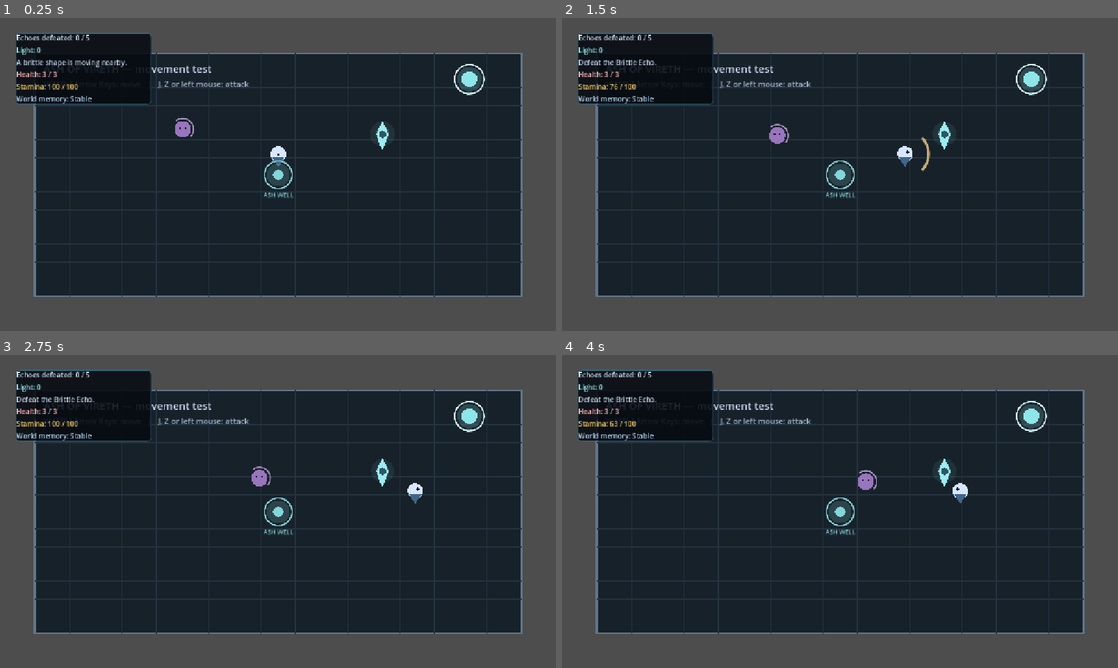
Above: before the commit, frames 1-4 (two rows, left to right).
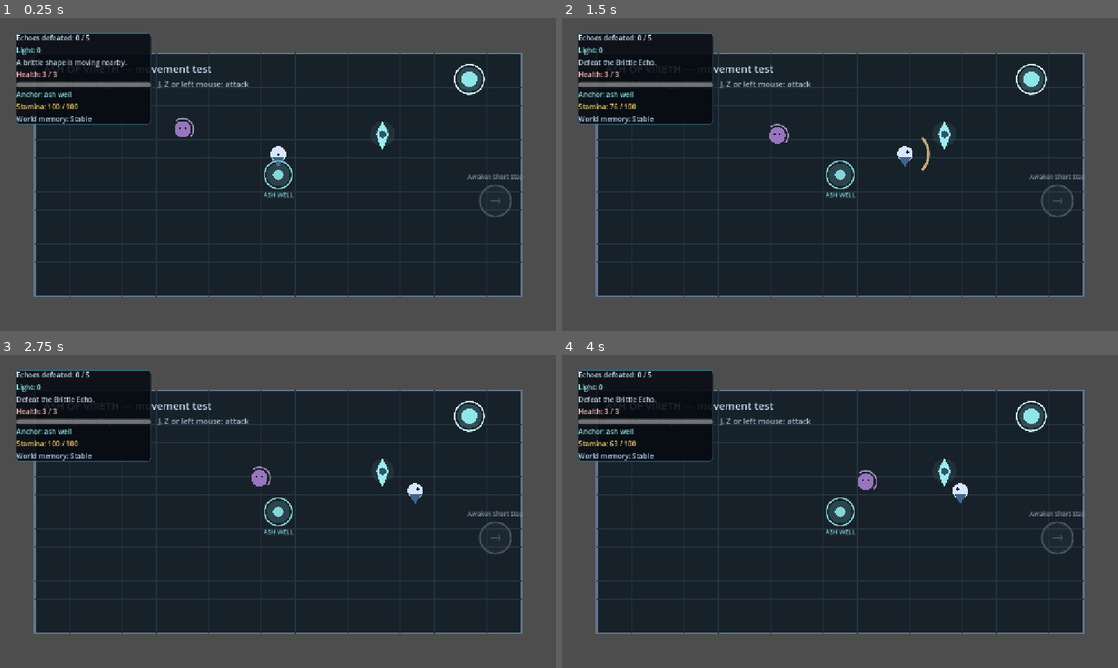
Above: after the commit, the same moments.

Repository: vxvxzs/AshOfVierth
Game: Godot game, scene res://scenes/Main.tscn
Same seed, same stepped clock (60 frames per second), same inputs: the game is played once before the commit and once after it.
Inputs (mouse positions are in pixels of both pictures, inside the frame that each line leads up to):
- Up to frame 1 (0.25 s): no input
- Up to frame 2 (1.5 s): tap E at 0.5, 0.6 s; move the mouse to (962, 158) at 0.52 s; hold D 0.53-1.25 s; click (962, 158) at 0.67 s; tap Space at 0.77 s; drag from (728, 190) to (917, 152) at 1.27 s
- Up to frame 3 (2.75 s): move the mouse to (333, 442) at 2.02 s; hold D from 2.03 s (still down); tap Enter at 2.1 s; tap E at 2.3 s
- Up to frame 4 (4 s): release D at 2.75 s; drag from (812, 574) to (979, 489) at 2.77 s; move the mouse to (1006, 558) at 3.52 s; hold A from 3.53 s (still down); tap Z at 3.6 s; tap Space at 3.77 s; tap E at 3.8 s

The runs differ from the first frame. In frame 1, 1.6% of the frame differs, in the area x 2-94%, y 20-64%; in frame 2, 1.6%; in frame 3, 1.6%; in frame 4, 1.6%.

Commit message:
Add Ash Forest vertical slice

Diff:
--- /dev/null
+++ b/data/dialogue/ash_witness.json
@@ -0,0 +1,19 @@
+{
+  "id": "ash_witness",
+  "entries": [
+    {
+      "conditions": { "flags_all": ["ash_forest_death_seen"] },
+      "lines": [
+        { "speaker": "Ash Witness", "text": "You are late. I watched you leave this path already." },
+        { "speaker": "Ash Witness", "text": "The ash remembers a body even when the body returns." }
+      ]
+    },
+    {
+      "conditions": {},
+      "lines": [
+        { "speaker": "Ash Witness", "text": "The path is young. It has not learned your weight yet." },
+        { "speaker": "Ash Witness", "text": "Past the roots, something is keeping the fire alive." }
+      ]
+    }
+  ]
+}
--- /dev/null
+++ b/scenes/enemies/AshHound.tscn
@@ -0,0 +1,36 @@
+[gd_scene load_steps=4 format=3]
+
+[ext_resource type="Script" path="res://scripts/enemies/ash_hound.gd" id="1_script"]
+
+[sub_resource type="CircleShape2D" id="CircleShape_body"]
+radius = 18.0
+
+[sub_resource type="CircleShape2D" id="CircleShape_attack"]
+radius = 27.0
+
+[node name="AshHound" type="CharacterBody2D"]
+script = ExtResource("1_script")
+max_health = 2
+move_speed = 116.0
+attack_range = 66.0
+attack_reach = 34.0
+telegraph_duration = 0.34
+recovery_duration = 0.38
+
+[node name="Hurtbox" type="Area2D" parent="."]
+collision_layer = 2
+collision_mask = 0
+monitorable = true
+
+[node name="CollisionShape2D" type="CollisionShape2D" parent="Hurtbox"]
+shape = SubResource("CircleShape_body")
+
+[node name="AttackHitbox" type="Area2D" parent="."]
+collision_layer = 0
+collision_mask = 4
+monitoring = false
+monitorable = false
+
+[node name="CollisionShape2D" type="CollisionShape2D" parent="AttackHitbox"]
+shape = SubResource("CircleShape_attack")
+disabled = true
--- /dev/null
+++ b/scenes/enemies/AshWarden.tscn
@@ -0,0 +1,37 @@
+[gd_scene load_steps=4 format=3]
+
+[ext_resource type="Script" path="res://scripts/enemies/ash_warden.gd" id="1_script"]
+
+[sub_resource type="CircleShape2D" id="CircleShape_body"]
+radius = 38.0
+
+[sub_resource type="CircleShape2D" id="CircleShape_attack"]
+radius = 54.0
+
+[node name="AshWarden" type="CharacterBody2D"]
+script = ExtResource("1_script")
+max_health = 12
+move_speed = 66.0
+attack_range = 110.0
+attack_reach = 60.0
+telegraph_duration = 0.68
+recovery_duration = 0.58
+active_hit_duration = 0.18
+
+[node name="Hurtbox" type="Area2D" parent="."]
+collision_layer = 2
+collision_mask = 0
+monitorable = true
+
+[node name="CollisionShape2D" type="CollisionShape2D" parent="Hurtbox"]
+shape = SubResource("CircleShape_body")
+
+[node name="AttackHitbox" type="Area2D" parent="."]
+collision_layer = 0
+collision_mask = 4
+monitoring = false
+monitorable = false
+
+[node name="CollisionShape2D" type="CollisionShape2D" parent="AttackHitbox"]
+shape = SubResource("CircleShape_attack")
+disabled = true
--- /dev/null
+++ b/scenes/enemies/RootWarden.tscn
@@ -0,0 +1,37 @@
+[gd_scene load_steps=4 format=3]
+
+[ext_resource type="Script" path="res://scripts/enemies/root_warden.gd" id="1_script"]
+
+[sub_resource type="CircleShape2D" id="CircleShape_body"]
+radius = 24.0
+
+[sub_resource type="CircleShape2D" id="CircleShape_attack"]
+radius = 36.0
+
+[node name="RootWarden" type="CharacterBody2D"]
+script = ExtResource("1_script")
+max_health = 4
+move_speed = 48.0
+attack_range = 106.0
+attack_reach = 52.0
+telegraph_duration = 0.82
+recovery_duration = 0.62
+active_hit_duration = 0.20
+
+[node name="Hurtbox" type="Area2D" parent="."]
+collision_layer = 2
+collision_mask = 0
+monitorable = true
+
+[node name="CollisionShape2D" type="CollisionShape2D" parent="Hurtbox"]
+shape = SubResource("CircleShape_body")
+
+[node name="AttackHitbox" type="Area2D" parent="."]
+collision_layer = 0
+collision_mask = 4
+monitoring = false
+monitorable = false
+
+[node name="CollisionShape2D" type="CollisionShape2D" parent="AttackHitbox"]
+shape = SubResource("CircleShape_attack")
+disabled = true
--- /dev/null
+++ b/scenes/levels/AshForest.tscn
@@ -0,0 +1,48 @@
+[gd_scene load_steps=14 format=3]
+
+[ext_resource type="Script" path="res://scripts/levels/ash_forest.gd" id="1_level"]
+[ext_resource type="PackedScene" path="res://scenes/player/Player.tscn" id="2_player"]
+[ext_resource type="PackedScene" path="res://scenes/world/WorldCheckpoint.tscn" id="3_anchor"]
+[ext_resource type="PackedScene" path="res://scenes/npcs/AshWitness.tscn" id="4_witness"]
+[ext_resource type="PackedScene" path="res://scenes/enemies/AshHound.tscn" id="5_hound"]
+[ext_resource type="PackedScene" path="res://scenes/enemies/RootWarden.tscn" id="6_root"]
+[ext_resource type="PackedScene" path="res://scenes/enemies/BrittleEcho.tscn" id="7_echo"]
+[ext_resource type="PackedScene" path="res://scenes/enemies/AshWarden.tscn" id="8_boss"]
+[ext_resource type="PackedScene" path="res://scenes/ui/TestHUD.tscn" id="9_hud"]
+[ext_resource type="PackedScene" path="res://scenes/ui/SkillPanel.tscn" id="10_skill"]
+[ext_resource type="PackedScene" path="res://scenes/dialogue/DialoguePanel.tscn" id="11_dialogue"]
+[ext_resource type="PackedScene" path="res://scenes/ui/MobileControls.tscn" id="12_mobile"]
+[ext_resource type="PackedScene" path="res://scenes/world/MemoryTrace.tscn" id="13_trace"]
+
+[node name="AshForest" type="Node2D"]
+script = ExtResource("1_level")
+
+[node name="Player" parent="." instance=ExtResource("2_player")]
+position = Vector2(145, 398)
+
+[node name="ForestAnchor" parent="." instance=ExtResource("3_anchor")]
+position = Vector2(208, 438)
+anchor_id = &"ash_forest_anchor"
+
+[node name="AshWitness" parent="." instance=ExtResource("4_witness")]
+position = Vector2(252, 250)
+
+[node name="AshHound" parent="." instance=ExtResource("5_hound")]
+position = Vector2(400, 340)
+
+[node name="RootWarden" parent="." instance=ExtResource("6_root")]
+position = Vector2(625, 445)
+
+[node name="BrittleEcho" parent="." instance=ExtResource("7_echo")]
+position = Vector2(748, 295)
+
+[node name="AshWarden" parent="." instance=ExtResource("8_boss")]
+position = Vector2(1030, 365)
+
+[node name="TestHUD" parent="." instance=ExtResource("9_hud")]
+
+[node name="SkillPanel" parent="." instance=ExtResource("10_skill")]
+
+[node name="DialoguePanel" parent="." instance=ExtResource("11_dialogue")]
+
+[node name="MobileControls" parent="." instance=ExtResource("12_mobile")]
--- a/scenes/levels/TestArena.tscn
+++ b/scenes/levels/TestArena.tscn
@@ -10,6 +10,7 @@
 [ext_resource type="PackedScene" path="res://scenes/npcs/Spirit.tscn" id="8_spirit"]
 [ext_resource type="PackedScene" path="res://scenes/dialogue/DialoguePanel.tscn" id="9_dialogue"]
 [ext_resource type="PackedScene" path="res://scenes/ui/MobileControls.tscn" id="10_mobile_controls"]
+[ext_resource type="PackedScene" path="res://scenes/world/RegionExit.tscn" id="11_region_exit"]
 
 [node name="TestArena" type="Node2D"]
 script = ExtResource("1_arena")
@@ -41,6 +42,11 @@
 [node name="MemoryShrine" parent="." instance=ExtResource("6_shrine")]
 position = Vector2(1080, 140)
 
+[node name="ForestGate" parent="." instance=ExtResource("11_region_exit")]
+position = Vector2(1140, 420)
+target_scene_path = "res://scenes/levels/AshForest.tscn"
+label_text = "Enter Ash Forest"
+
 [node name="TestHUD" parent="." instance=ExtResource("4_hud")]
 
 [node name="SkillPanel" parent="." instance=ExtResource("5_skill_panel")]
--- /dev/null
+++ b/scenes/npcs/AshWitness.tscn
@@ -0,0 +1,6 @@
+[gd_scene load_steps=2 format=3]
+
+[ext_resource type="Script" path="res://scripts/npcs/ash_witness.gd" id="1_script"]
+
+[node name="AshWitness" type="Node2D"]
+script = ExtResource("1_script")
--- a/scenes/ui/TestHUD.tscn
+++ b/scenes/ui/TestHUD.tscn
@@ -50,6 +50,16 @@
 text = "Health: 3 / 3"
 theme_override_colors/font_color = Color(1, 0.72, 0.72, 1)
 
+[node name="HealthBar" type="ProgressBar" parent="MarginContainer/PanelContainer/VBoxContainer"]
+custom_minimum_size = Vector2(0, 12)
+max_value = 3.0
+value = 3.0
+show_percentage = false
+
+[node name="AnchorLabel" type="Label" parent="MarginContainer/PanelContainer/VBoxContainer"]
+text = "Anchor: None"
+theme_override_colors/font_color = Color(0.56, 0.91, 0.91, 1)
+
 [node name="StaminaLabel" type="Label" parent="MarginContainer/PanelContainer/VBoxContainer"]
 text = "Stamina: 100 / 100"
 theme_override_colors/font_color = Color(0.94, 0.79, 0.4, 1)
--- /dev/null
+++ b/scenes/world/RegionExit.tscn
@@ -0,0 +1,6 @@
+[gd_scene load_steps=2 format=3]
+
+[ext_resource type="Script" path="res://scripts/world/region_exit.gd" id="1_script"]
+
+[node name="RegionExit" type="Node2D"]
+script = ExtResource("1_script")
--- a/scripts/dialogue/dialogue_resolver.gd
+++ b/scripts/dialogue/dialogue_resolver.gd
@@ -2,7 +2,8 @@
 extends RefCounted
 
 const DIALOGUE_PATHS := {
-	"spirit": "res://data/dialogue/spirit.json"
+	"spirit": "res://data/dialogue/spirit.json",
+	"ash_witness": "res://data/dialogue/ash_witness.json"
 }
 
 static func get_lines(dialogue_id: String, state: Node = null) -> Array:
--- /dev/null
+++ b/scripts/enemies/ash_hound.gd
@@ -0,0 +1,20 @@
+class_name AshHound
+extends "res://scripts/enemies/enemy_base.gd"
+
+func _draw() -> void:
+	var color := Color("e29b6d") if flash_time_left <= 0.0 else Color("ffe1b8")
+	if is_telegraphing():
+		color = Color("ff7e78")
+	draw_ellipse(Vector2.ZERO, Vector2(25, 14), color)
+	draw_circle(Vector2(18, -5), 11.0, color)
+	draw_colored_polygon(PackedVector2Array([Vector2(-18, -7), Vector2(-37, -18), Vector2(-26, 4)]), Color("9a5a4a"))
+	draw_circle(Vector2(22, -7), 2.5, Color("241a22"))
+	if is_telegraphing():
+		draw_arc(Vector2.ZERO, 44.0, facing_direction.angle() - 0.7, facing_direction.angle() + 0.7, 14, Color("ff8f8f"), 3.0, true)
+
+func draw_ellipse(center: Vector2, radii: Vector2, color: Color) -> void:
+	var points := PackedVector2Array()
+	for index in range(20):
+		var angle := TAU * float(index) / 20.0
+		points.append(center + Vector2(cos(angle) * radii.x, sin(angle) * radii.y))
+	draw_colored_polygon(points, color)
--- /dev/null
+++ b/scripts/enemies/ash_warden.gd
@@ -0,0 +1,31 @@
+class_name AshWarden
+extends "res://scripts/enemies/enemy_base.gd"
+
+signal enraged
+
+var is_enraged := false
+
+func take_damage(amount: int) -> void:
+	super.take_damage(amount)
+	if not has_reported_defeat and not is_enraged and health <= max_health / 2:
+		is_enraged = true
+		move_speed *= 1.35
+		telegraph_duration *= 0.72
+		enraged.emit()
+
+func _on_defeated() -> void:
+	WorldState.set_flag(&"ash_forest_boss_defeated")
+
+func _draw() -> void:
+	var color := Color("b85b50") if not is_enraged else Color("e36f57")
+	if flash_time_left > 0.0:
+		color = Color("ffe4bd")
+	draw_circle(Vector2(0, -6), 38.0, color)
+	draw_colored_polygon(PackedVector2Array([Vector2(-33, 18), Vector2(33, 18), Vector2(24, 66), Vector2(-24, 66)]), Color("542f39"))
+	draw_arc(Vector2.ZERO, 49.0, 0.0, TAU, 28, Color("f1b57d"), 3.0, true)
+	draw_circle(Vector2(-13, -12), 4.0, Color("24131b"))
+	draw_circle(Vector2(13, -12), 4.0, Color("24131b"))
+	draw_rect(Rect2(-48, -70, 96, 8), Color("231923"), true)
+	draw_rect(Rect2(-48, -70, 96.0 * maxf(0.0, float(health) / float(max_health)), 8), Color("df7961"), true)
+	if is_telegraphing():
+		draw_arc(Vector2.ZERO, 86.0, facing_direction.angle() - 0.65, facing_direction.angle() + 0.65, 18, Color("ffc097"), 5.0, true)
--- /dev/null
+++ b/scripts/enemies/root_warden.gd
@@ -0,0 +1,13 @@
+class_name RootWarden
+extends "res://scripts/enemies/enemy_base.gd"
+
+func _draw() -> void:
+	var color := Color("6f8b67") if flash_time_left <= 0.0 else Color("d9f0c0")
+	if is_telegraphing():
+		color = Color("c48864")
+	draw_circle(Vector2(0, -5), 25.0, color)
+	draw_colored_polygon(PackedVector2Array([Vector2(-22, 8), Vector2(22, 8), Vector2(13, 44), Vector2(-13, 44)]), Color("4a5f47"))
+	draw_line(Vector2(-14, 28), Vector2(-34, 48), Color("7a563e"), 5.0)
+	draw_line(Vector2(14, 28), Vector2(34, 48), Color("7a563e"), 5.0)
+	if is_telegraphing():
+		draw_arc(Vector2.ZERO, 66.0, facing_direction.angle() - 0.55, facing_direction.angle() + 0.55, 16, Color("ffb293"), 4.0, true)
--- /dev/null
+++ b/scripts/levels/ash_forest.gd
@@ -0,0 +1,133 @@
+extends Node2D
+
+const FOREST_RECT := Rect2(60, 72, 1160, 576)
+const RESPAWN_DELAY := 0.8
+const MEMORY_TRACE_SCENE := preload("res://scenes/world/MemoryTrace.tscn")
+const MAX_VISIBLE_MEMORY_TRACES := 3
+
+@onready var player = $Player
+@onready var anchor = $ForestAnchor
+@onready var dialogue_panel = $DialoguePanel
+@onready var mobile_controls = $MobileControls
+@onready var boss = $AshWarden
+@onready var boss_hurtbox: CollisionShape2D = $AshWarden/Hurtbox/CollisionShape2D
+
+var active_spawn_position := Vector2.ZERO
+var respawn_time_left := -1.0
+var pre_boss_enemies_remaining := 3
+var memory_traces: Array[Node2D] = []
+
+func _ready() -> void:
+	player.died.connect(_on_player_died)
+	anchor.activated.connect(_on_anchor_activated)
+	mobile_controls.move_input_changed.connect(player.set_mobile_move_input)
+	mobile_controls.attack_requested.connect(player.request_light_attack)
+	mobile_controls.short_step_requested.connect(player.request_short_step)
+	$AshHound.defeated.connect(_on_preboss_enemy_defeated)
+	$RootWarden.defeated.connect(_on_preboss_enemy_defeated)
+	$BrittleEcho.defeated.connect(_on_preboss_enemy_defeated)
+	boss.defeated.connect(_on_boss_defeated)
+	boss.enraged.connect(_on_boss_enraged)
+	boss.hide()
+	boss.set_physics_process(false)
+	boss_hurtbox.set_deferred("disabled", true)
+	$TestHUD.set_combat_counter_visible(false)
+	anchor.activate()
+	active_spawn_position = WorldState.current_anchor_position
+	WorldState.set_flag(&"ash_forest_entered")
+	ProgressionManager.set_objective("Clear the path through Ash Forest.")
+	queue_redraw()
+
+func _process(delta: float) -> void:
+	if respawn_time_left < 0.0:
+		return
+	respawn_time_left -= delta
+	if respawn_time_left <= 0.0:
+		player.respawn(active_spawn_position)
+		respawn_time_left = -1.0
+
+func _on_player_died() -> void:
+	if dialogue_panel.is_open():
+		dialogue_panel.close_dialogue()
+	WorldState.register_death()
+	WorldState.set_flag(&"ash_forest_death_seen")
+	_create_memory_trace(player.global_position)
+	respawn_time_left = RESPAWN_DELAY
+	queue_redraw()
+
+func _on_anchor_activated(_checkpoint) -> void:
+	active_spawn_position = WorldState.current_anchor_position
+
+func _on_preboss_enemy_defeated() -> void:
+	pre_boss_enemies_remaining -= 1
+	if pre_boss_enemies_remaining > 0:
+		return
+	boss.show()
+	boss.set_physics_process(true)
+	boss_hurtbox.set_deferred("disabled", false)
+	ProgressionManager.set_objective("Defeat the Ash Warden.")
+	dialogue_panel.open_dialogue([
+		{ "speaker": "Spirit", "text": "The roots are moving. Something kept the fire alive." },
+		{ "speaker": "Spirit", "text": "Do not let it force you into the ash." }
+	])
+
+func _on_boss_enraged() -> void:
+	ProgressionManager.set_objective("The Ash Warden is breaking apart. Keep moving.")
+
+func _on_boss_defeated() -> void:
+	WorldState.set_flag(&"ash_forest_cleared")
+	ProgressionManager.set_objective("Ash Forest cleared.")
+	dialogue_panel.open_dialogue([
+		{ "speaker": "Spirit", "text": "It was not guarding the fire. It was holding it together." },
+		{ "speaker": "Spirit", "text": "I remember giving an order here. I do not remember to whom." }
+	])
+	queue_redraw()
+
+func _create_memory_trace(trace_position: Vector2) -> void:
+	var trace: Node2D = MEMORY_TRACE_SCENE.instantiate()
+	trace.position = trace_position
+	trace.set_memory_number(WorldState.death_count)
+	add_child(trace)
+	memory_traces.append(trace)
+	if memory_traces.size() > MAX_VISIBLE_MEMORY_TRACES:
+		memory_traces.pop_front().queue_free()
+
+func _draw() -> void:
+	var debt_seen := WorldState.has_flag(&"ash_forest_death_seen")
+	var floor_color := Color("263027") if not debt_seen else Color("2e2630")
+	draw_rect(FOREST_RECT, floor_color, true)
+	draw_rect(FOREST_RECT, Color("7f8868"), false, 4.0)
+	_draw_ash_path()
+	_draw_trees(debt_seen)
+	if debt_seen:
+		_draw_reconstruction_scars()
+	draw_string(ThemeDB.fallback_font, Vector2(92, 118), "ASH FOREST", HORIZONTAL_ALIGNMENT_LEFT, -1, 24, Color("e8dfbe"))
+	if WorldState.has_flag(&"ash_forest_cleared"):
+		draw_string(ThemeDB.fallback_font, Vector2(92, 148), "The fire has no keeper now.", HORIZONTAL_ALIGNMENT_LEFT, -1, 18, Color("e7b986"))
+
+func _draw_ash_path() -> void:
+	var path_points := PackedVector2Array([
+		Vector2(90, 402), Vector2(290, 388), Vector2(470, 428), Vector2(650, 372),
+		Vector2(830, 334), Vector2(1020, 360), Vector2(1190, 326)
+	])
+	for index in range(path_points.size() - 1):
+		draw_line(path_points[index], path_points[index + 1], Color("697064"), 72.0, true)
+		draw_line(path_points[index], path_points[index + 1], Color("9a8c72"), 34.0, true)
+
+func _draw_trees(debt_seen: bool) -> void:
+	var tree_positions := [
+		Vector2(125, 190), Vector2(205, 272), Vector2(290, 145), Vector2(386, 250), Vector2(470, 168),
+		Vector2(560, 260), Vector2(680, 150), Vector2(756, 244), Vector2(870, 154), Vector2(966, 238),
+		Vector2(1090, 180), Vector2(1155, 274), Vector2(188, 555), Vector2(318, 530), Vector2(514, 548),
+		Vector2(720, 542), Vector2(890, 548), Vector2(1080, 528)
+	]
+	for position in tree_positions:
+		var canopy_color := Color("3e4d3b") if not debt_seen else Color("4d394a")
+		draw_circle(position, 34.0, canopy_color)
+		draw_circle(position + Vector2(16, -10), 24.0, canopy_color.lightened(0.08))
+		draw_line(position + Vector2(0, 18), position + Vector2(0, 52), Color("5b4939"), 8.0)
+
+func _draw_reconstruction_scars() -> void:
+	for position in [Vector2(405, 350), Vector2(600, 465), Vector2(790, 290), Vector2(1010, 440)]:
+		draw_arc(position, 28.0, 0.0, TAU, 18, Color("be647b", 0.72), 2.0, true)
+		draw_circle(position, 6.0, Color("d38c9e", 0.8))
--- /dev/null
+++ b/scripts/npcs/ash_witness.gd
@@ -0,0 +1,40 @@
+class_name AshWitness
+extends Node2D
+
+const INTERACTION_RADIUS := 82.0
+const DIALOGUE_RESOLVER = preload("res://scripts/dialogue/dialogue_resolver.gd")
+
+var player_nearby := false
+
+func _process(_delta: float) -> void:
+	var player := get_tree().get_first_node_in_group("player") as Node2D
+	player_nearby = player != null and player.global_position.distance_to(global_position) <= INTERACTION_RADIUS
+	queue_redraw()
+
+func _unhandled_input(event: InputEvent) -> void:
+	if not player_nearby or _is_dialogue_open():
+		return
+	if event is InputEventKey and event.pressed and not event.echo and event.keycode == KEY_E:
+		_open_dialogue()
+	elif event is InputEventScreenTouch and event.pressed and event.position.distance_to(global_position) <= INTERACTION_RADIUS:
+		_open_dialogue()
+
+func _open_dialogue() -> void:
+	var dialogue_panel := get_tree().get_first_node_in_group("dialogue_panel")
+	if dialogue_panel != null:
+		dialogue_panel.open_dialogue(DIALOGUE_RESOLVER.get_lines("ash_witness"))
+
+func _is_dialogue_open() -> bool:
+	var dialogue_panel := get_tree().get_first_node_in_group("dialogue_panel")
+	return dialogue_panel != null and dialogue_panel.is_open()
+
+func _draw() -> void:
+	draw_circle(Vector2(0, -8), 13.0, Color("c4b6a0"))
+	draw_colored_polygon(PackedVector2Array([Vector2(-18, 10), Vector2(18, 10), Vector2(28, 42), Vector2(-28, 42)]), Color("4d3f44"))
+	draw_line(Vector2(-16, 34), Vector2(-28, 56), Color("9f7752"), 4.0)
+	if player_nearby and not _is_dialogue_open():
+		var prompt := "Tap to speak" if _is_mobile_platform() else "E: Speak"
+		draw_string(ThemeDB.fallback_font, Vector2(-56, -52), prompt, HORIZONTAL_ALIGNMENT_CENTER, 112, 16, Color("f2dcc0"))
+
+func _is_mobile_platform() -> bool:
+	return OS.has_feature("mobile") or OS.has_feature("ios") or OS.has_feature("android")
--- a/scripts/ui/test_hud.gd
+++ b/scripts/ui/test_hud.gd
@@ -4,7 +4,9 @@
 @onready var light_label: Label = $MarginContainer/PanelContainer/VBoxContainer/LightLabel
 @onready var objective_label: Label = $MarginContainer/PanelContainer/VBoxContainer/ObjectiveLabel
 @onready var health_label: Label = $MarginContainer/PanelContainer/VBoxContainer/HealthLabel
+@onready var health_bar: ProgressBar = $MarginContainer/PanelContainer/VBoxContainer/HealthBar
 @onready var stamina_label: Label = $MarginContainer/PanelContainer/VBoxContainer/StaminaLabel
+@onready var anchor_label: Label = $MarginContainer/PanelContainer/VBoxContainer/AnchorLabel
 @onready var world_label: Label = $MarginContainer/PanelContainer/VBoxContainer/WorldLabel
 
 var player_health := 3
@@ -17,6 +19,7 @@
 	ProgressionManager.light_points_changed.connect(_refresh)
 	ProgressionManager.reward_granted.connect(_on_reward_granted)
 	WorldState.death_count_changed.connect(_refresh)
+	WorldState.anchor_changed.connect(_on_anchor_changed)
 	ProgressionManager.objective_changed.connect(_on_objective_changed)
 	call_deferred("_bind_player_health")
 	_refresh()
@@ -37,7 +40,10 @@
 	light_label.text = "Light: %d" % ProgressionManager.light_points
 	objective_label.text = ProgressionManager.current_objective
 	health_label.text = "Health: %d / %d" % [player_health, player_max_health]
+	health_bar.max_value = player_max_health
+	health_bar.value = player_health
 	stamina_label.text = "Stamina: %d / %d" % [roundi(player_stamina), roundi(player_max_stamina)]
+	anchor_label.text = "Anchor: %s" % ("None" if not WorldState.has_anchor() else String(WorldState.current_anchor_id).replace("_", " "))
 	world_label.text = "World memory: %s" % WorldState.get_memory_state()
 
 func _on_reward_granted(amount: int) -> void:
@@ -55,3 +61,9 @@
 	player_stamina = current_stamina
 	player_max_stamina = max_stamina
 	_refresh()
+
+func _on_anchor_changed(_anchor_id: StringName, _spawn_position: Vector2) -> void:
+	_refresh()
+
+func set_combat_counter_visible(is_visible: bool) -> void:
+	kills_label.visible = is_visible
--- /dev/null
+++ b/scripts/world/region_exit.gd
@@ -0,0 +1,47 @@
+class_name RegionExit
+extends Node2D
+
+@export_file("*.tscn") var target_scene_path := ""
+@export var required_ability: StringName = &"short_step"
+@export var label_text := "Enter Ash Forest"
+
+const INTERACTION_RADIUS := 76.0
+
+var player_nearby := false
+
+func _process(_delta: float) -> void:
+	var player := get_tree().get_first_node_in_group("player") as Node2D
+	player_nearby = player != null and player.global_position.distance_to(global_position) <= INTERACTION_RADIUS
+	queue_redraw()
+
+func _unhandled_input(event: InputEvent) -> void:
+	if not _is_available() or not player_nearby:
+		return
+	if event is InputEventKey and event.pressed and not event.echo and event.keycode == KEY_E:
+		_enter_region()
+	elif event is InputEventScreenTouch and event.pressed and event.position.distance_to(global_position) <= INTERACTION_RADIUS:
+		_enter_region()
+
+func _is_available() -> bool:
+	return required_ability == &"" or ProgressionManager.is_ability_unlocked(required_ability)
+
+func _enter_region() -> void:
+	if not target_scene_path.is_empty():
+		get_tree().change_scene_to_file(target_scene_path)
+
+func _draw() -> void:
+	var active := _is_available()
+	var color := Color("d4ad68") if active else Color("45515c")
+	draw_circle(Vector2.ZERO, 34.0, Color(color, 0.14))
+	draw_arc(Vector2.ZERO, 36.0, 0.0, TAU, 24, color, 3.0, true)
+	draw_line(Vector2(-12, 0), Vector2(12, 0), color, 3.0)
+	draw_line(Vector2(6, -7), Vector2(13, 0), color, 3.0)
+	draw_line(Vector2(6, 7), Vector2(13, 0), color, 3.0)
+	if active and player_nearby:
+		var prompt := "Tap to enter" if _is_mobile_platform() else "E: %s" % label_text
+		draw_string(ThemeDB.fallback_font, Vector2(-82, -50), prompt, HORIZONTAL_ALIGNMENT_CENTER, 164, 16, Color("f6e2ba"))
+	elif not active:
+		draw_string(ThemeDB.fallback_font, Vector2(-72, -50), "Awaken Short Step", HORIZONTAL_ALIGNMENT_CENTER, 144, 14, Color("8995a2"))
+
+func _is_mobile_platform() -> bool:
+	return OS.has_feature("mobile") or OS.has_feature("ios") or OS.has_feature("android")
Not shown: 1 places in scenes/levels/TestArena.tscn that only renumber resources
Not shown, added: scripts/autoload/save_manager.gd.uid
Not shown, added: scripts/autoload/world_state.gd.uid
Not shown, added: scripts/dialogue/dialogue_resolver.gd.uid
Not shown, added: scripts/enemies/enemy_base.gd.uid
Not shown, added: scripts/ui/mobile_action_button.gd.uid
Not shown, added: scripts/ui/mobile_controls.gd.uid
Not shown, added: scripts/ui/virtual_joystick.gd.uid
Not shown, added: tests/system_smoke_test.gd.uid
